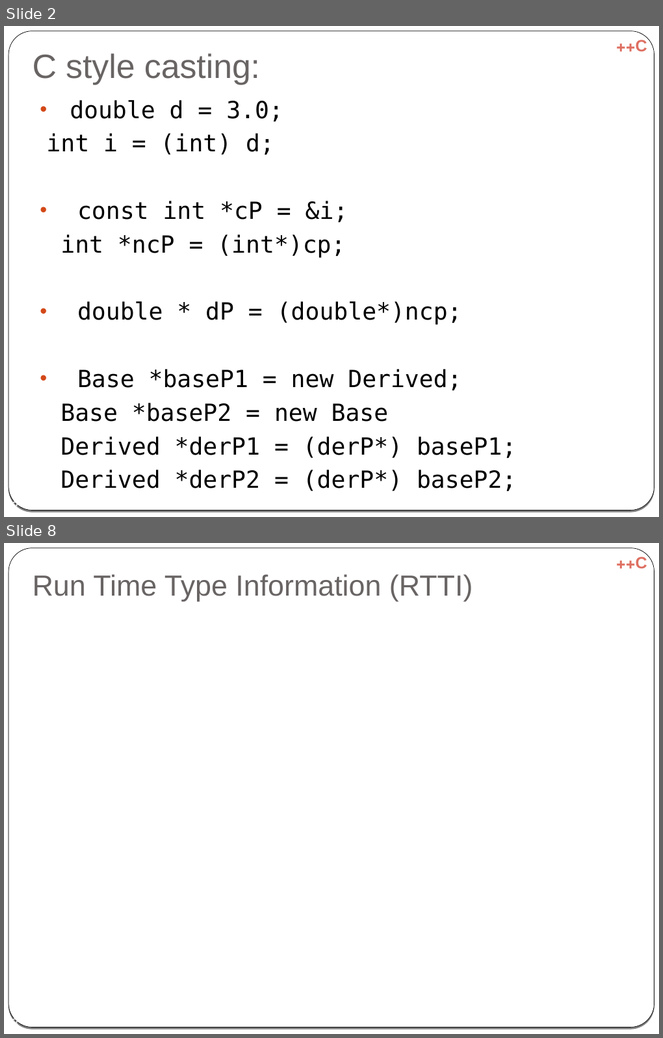
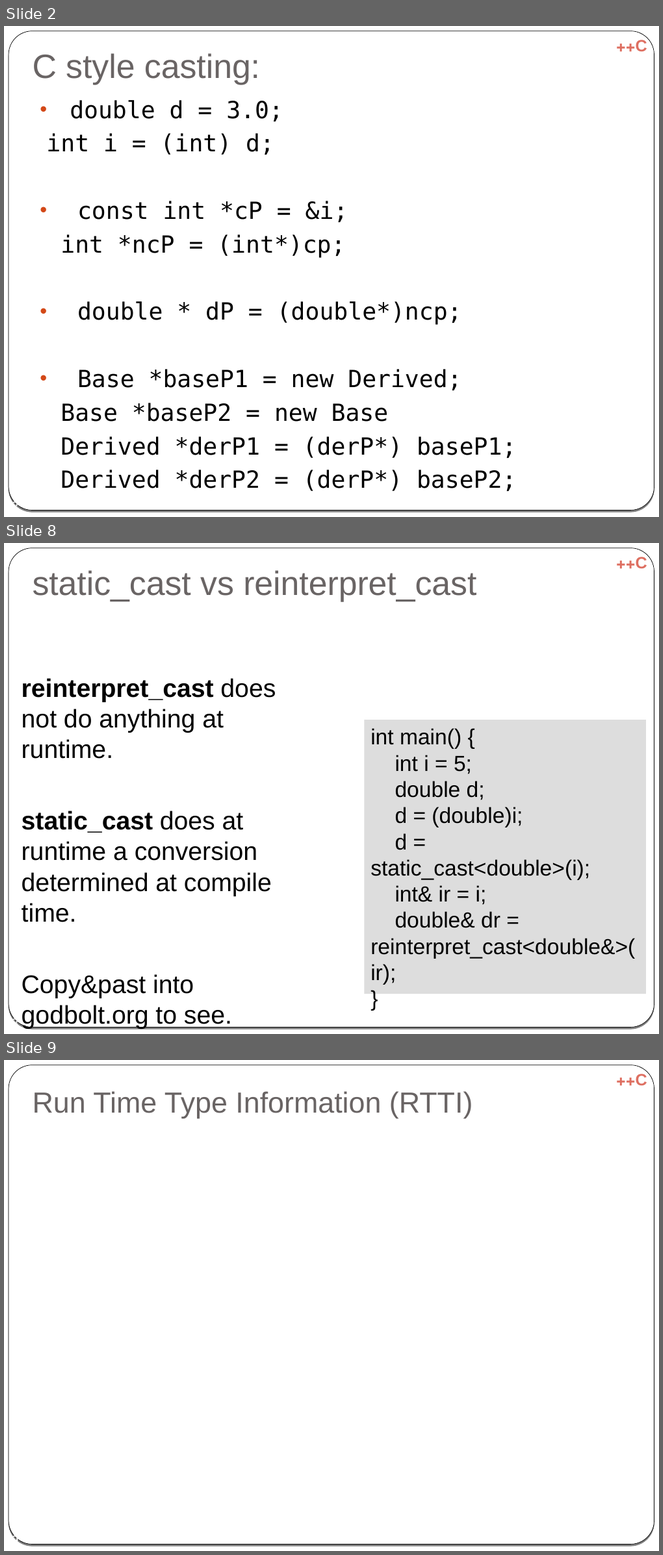
Before and after one commit to cpp-at-ariel/cpp-5778, a slide deck: week07-diamond-rtti/slides-rtti.odp. Shown one above the other, each under a label of ours: slides 2 and 8 before the commit, slides 2, 8 and 9 after it; the slides between them are not shown. The pictures are 663x1038 and 663x1555 pixels, drawn with LibreOffice and Linux fonts; fonts in the diff are those of the drawing. Boxes give left, top, right and bottom in pixels: in the first picture for what was removed or moved away, otherwise in the second. Text is boxed around its words. In the diff, an @@ line names an element or a change of style, - is before the commit and + after.

```diff
--- a/week07-diamond-rtti/slides-rtti.odp
+++ b/week07-diamond-rtti/slides-rtti.odp
@@ slide 8 added at (4, 543, 659, 1034), background gradient #000000 to #FFFFFF; not listed: 3 template elements that a slide beside it also shows @@
@@ title added at (33, 570, 477, 602), 37 pt, text #696464 @@
+static_cast vs reinterpret_cast
@@ text added at (22, 678, 276, 1029), 28 pt, text #000000 @@
+reinterpret_cast does not do anything at runtime.
+static_cast does at runtime a conversion determined at compile time.
+Copy&past into godbolt.org to see.
@@ rectangle added at (364, 720, 646, 995), fill #DDDDDD, 24 pt, text #000000 @@
+int main() {
+int i = 5;
+double d;
+d = (double)i;
+d = static_cast<double>(i);
+int& ir = i;
+double& dr = reinterpret_cast<double&>(ir);
+}
@@ page number added at (11, 1018, 18, 1025), 14 pt, text #FFFFFF @@
+8
@@ what was slide 8 is now slide 9 @@
```
Also in this commit, not shown: 9 slides changed, 1 other slide added, 2 slides removed, 51 other files.
